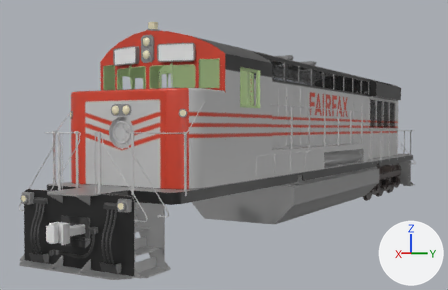
The Blender file 1AE-3500/blend/1AE-3500W (export).blend, before and after one commit.
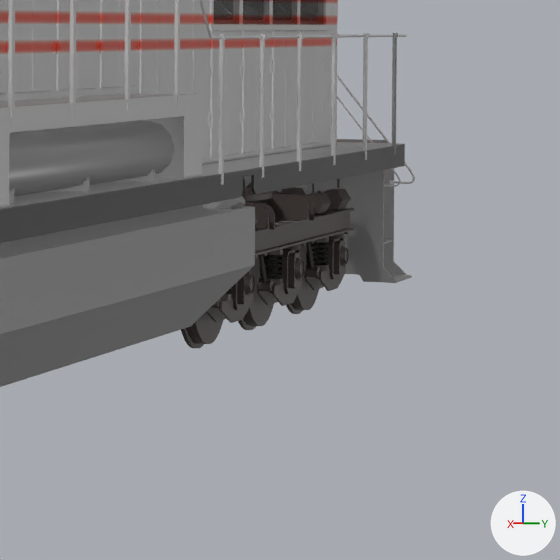
Each version appears first whole from a 50 mm lens placed at (23.7, 7.33, 2.71), pointed at (7.38, -1.9, 2.22), and next in a close-up on the part from 72% to 100% of the width and 42% to 86% of the height. Every picture has the same lights, and +X, +Y and +Z are marked at lower right.

Names of what the first close-up shows: 'Body', 'Bogie', 'BogieSpring'.
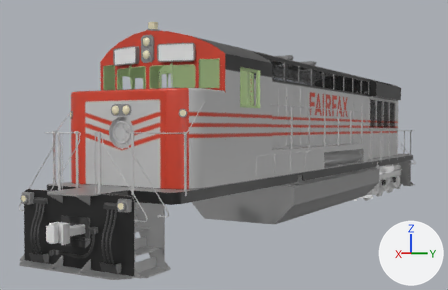
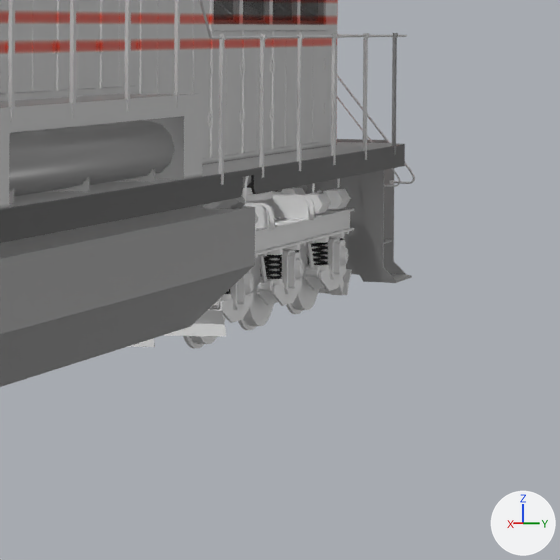
Where the newer file only moved an object's origin or applied its transform, the numbers keep the older frame.

Boxes (x1, y1, x2, y2) around the edits, measured in the close-ups (560 x 560 px; the box of a moved part takes in the faces that stretch with it):
'Bogie', reshaped: before (181, 177, 354, 348); after (128, 176, 354, 348)
part 1 of me_cylinder_005, added: after (128, 309, 226, 347)
part 2 of me_cylinder_005, added: after (318, 269, 352, 295)
part 3 of me_cylinder_005, moved or reshaped: before (243, 177, 339, 206); after (210, 176, 344, 337)
part 4 of me_cylinder_005, recoloured: (183, 187, 354, 348) in both

The change, as a list of edits to the scene's bpy script:
```text
Add img_spring_png_004:
    img_spring_png_004 = load_image('spring.png.004', '../texture/spring.png', 64, 64, 'sRGB')
Add mat_spring_001:
    mat_spring_001 = principled_material('Spring.001')
    mat_spring_001.texture = img_spring_png_004  # with its transparency
    mat_spring_001.roughness = 0.4
    mat_spring_001.specular_ior_level = 0.0
Add mat_material_001:
    mat_material_001 = principled_material('Material.001')
    mat_material_001.base_color = (0.8, 0.8, 0.8)  # white #e7e7e7
    mat_material_001.roughness = 0.4
Change me_cylinder_005:
    used by ob_bogie; location = (0.0, 0.0, 0.65); rotation_euler = (1.571, 0.0, 6.283), in degrees (90, 0, 360)
    remove me_cylinder_005.from_pydata(...)  # 7992 vertices, 6115 faces; spans x -2.23..2.23, y -0.55..0.91, z -1.19..1.19
    add me_cylinder_005.from_pydata(...)  # 8084 vertices, 6179 faces; spans x -2.31..2.31, y -0.55..0.91, z -1.19..1.19
    me_cylinder_005 part 1: a new loose piece of 30 vertices spanning x 1.95..2.31, y -0.5..-0.17, z -1.1..1.1, in mat_material_001 (white #e7e7e7)
    me_cylinder_005 part 2: a new loose piece of 30 vertices spanning x -2.31..-1.95, y -0.5..-0.17, z -1.1..1.1, in mat_material_001 (white #e7e7e7)
    me_cylinder_005 part 3: 236 vertices moved within x -2.2..2.2, y 0.19..0.91, z -1.01..1.01; 16 vertices removed from x -1.98..2.02, y 0.7, z -1.0..1.0; 48 vertices added at x -2.03..2.03, y -0.4..0.7, z -1.06..1.06
    me_cylinder_005 part 4: 4973 faces spanning x -2.23..2.23, y -0.55..0.91, z -1.19..1.19 switch from mat_bogie (picture img_bogie_png) to mat_material_001 (white #e7e7e7)
    add me_cylinder_005.materials.append(mat_spring_001)  # picture img_spring_png_004
```
